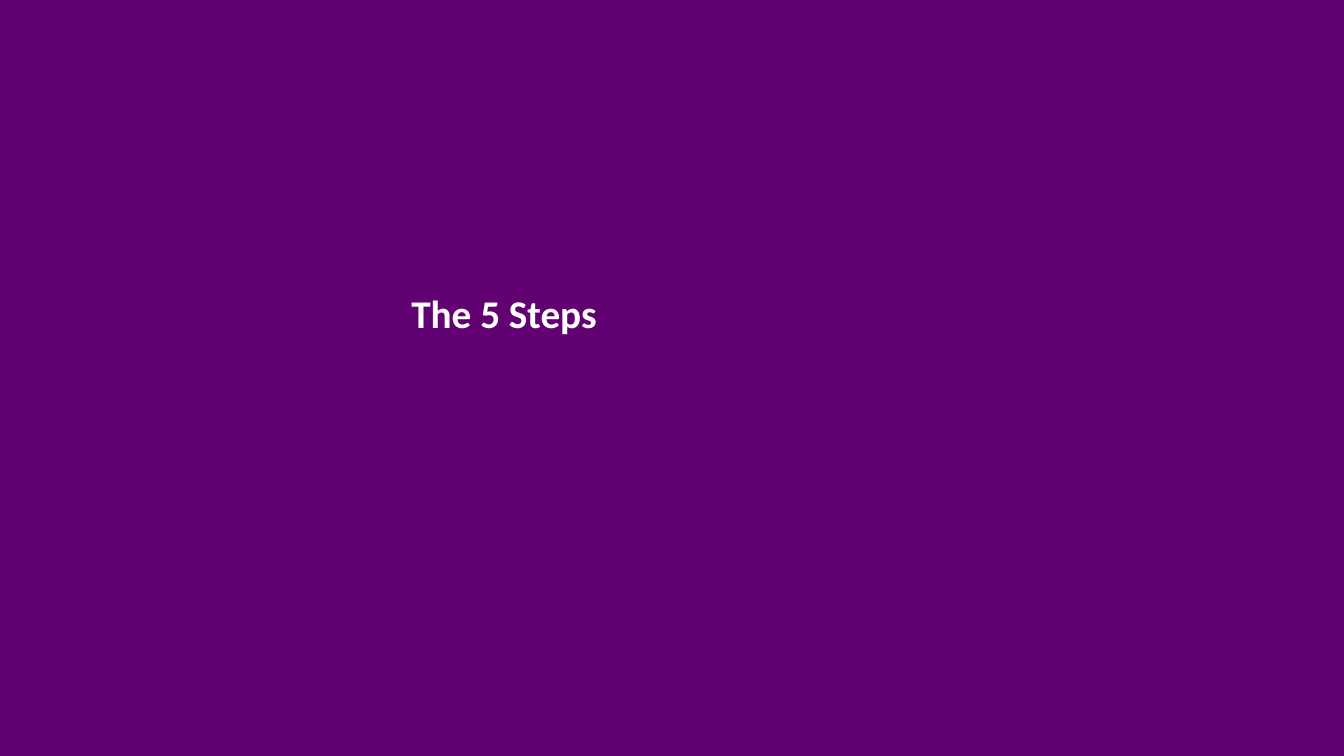
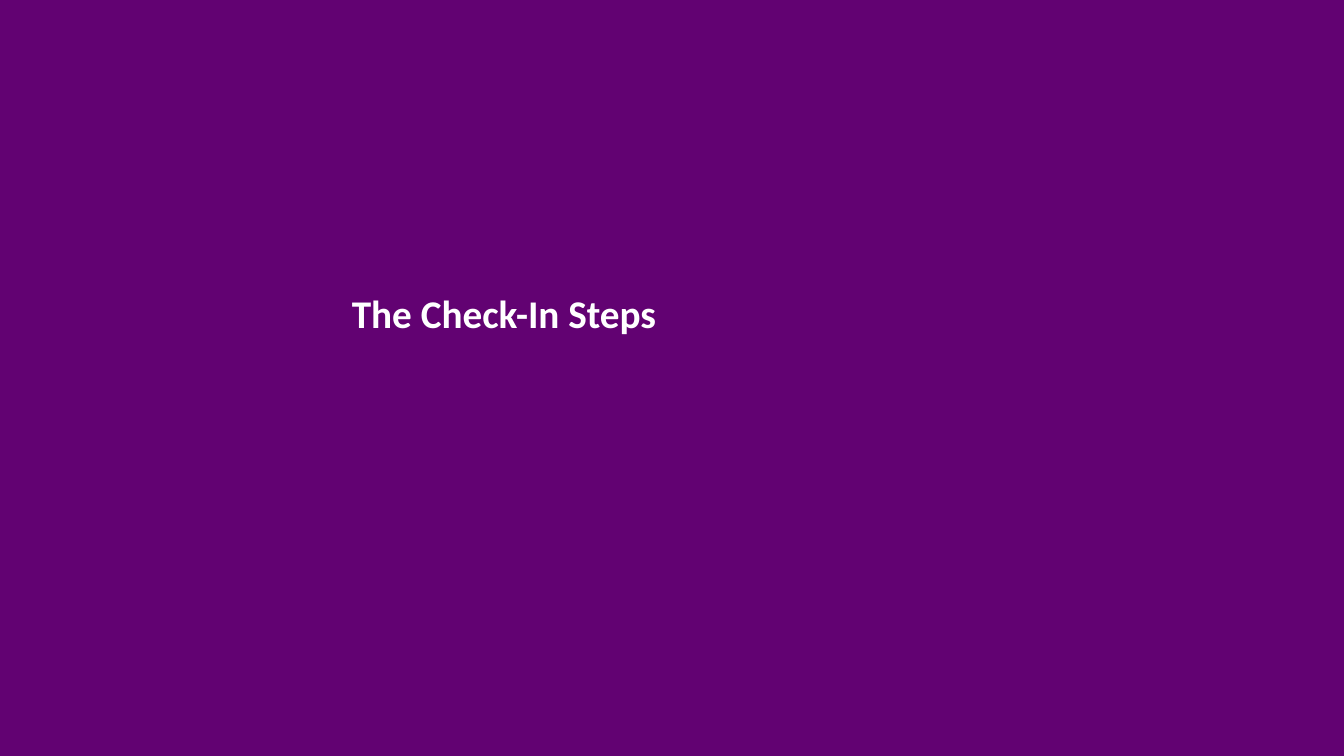
Before and after one commit to marks-lolcode/reg-plugin, a slide deck: slide 2 of TRAINING/reg-checkin.pptx (slide 4 before the commit). Drawn at 1344x756 pixels with LibreOffice and Linux fonts; fonts in the diff are those of the drawing. Boxes give left, top, right and bottom in pixels: in the first picture for what was removed or moved away, otherwise in the second. Text is boxed around its words. In the diff, an @@ line names an element or a change of style, - is before the commit and + after.

```diff
--- a/TRAINING/reg-checkin.pptx
+++ b/TRAINING/reg-checkin.pptx
@@ text at [352, 300, 656, 334]: text changed @@
-The 5 Steps
+The Check-In Steps
```
Also in this commit, not shown: 1 other slide changed, 4 slides added, 10 slides removed, 7 other files.
